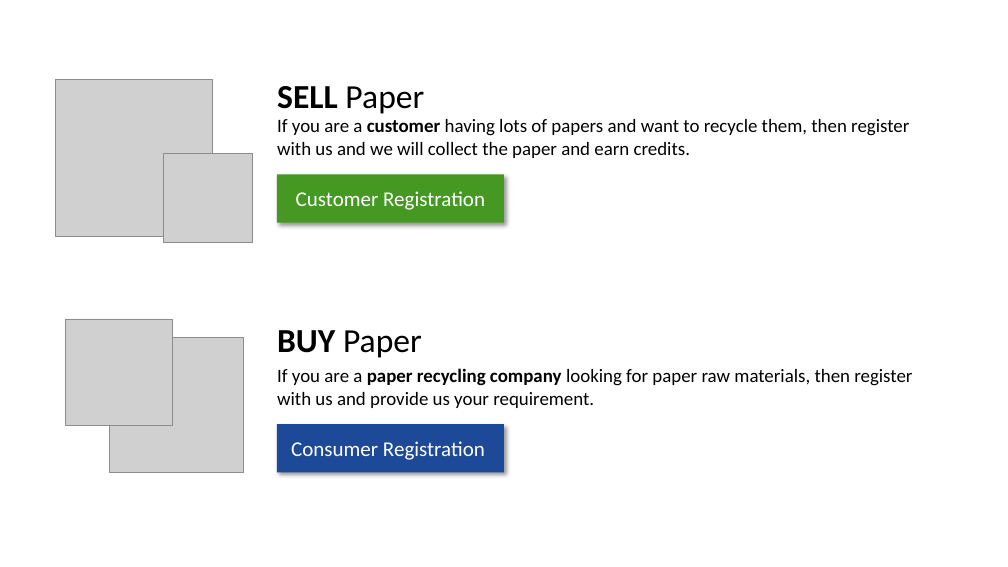
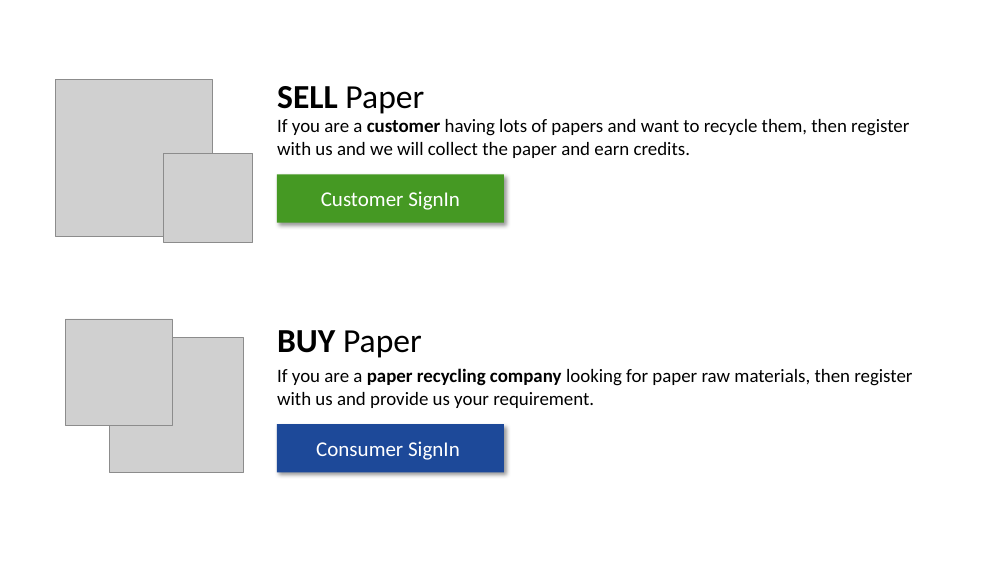
Before and after one commit to Rahul29111993/SATVA, a slide deck: slide 1 of Angular/assets/Satva-BuyPaper.pptx. Drawn at 1008x567 pixels with LibreOffice and Linux fonts; fonts in the diff are those of the drawing; grey boxes stand for pictures. Boxes give left, top, right and bottom in pixels: in the first picture for what was removed or moved away, otherwise in the second. Text is boxed around its words. In the diff, an @@ line names an element or a change of style, - is before the commit and + after.

```diff
--- a/Angular/assets/Satva-BuyPaper.pptx
+++ b/Angular/assets/Satva-BuyPaper.pptx
@@ text in rectangle at <box>321,191,460,210</box>: text changed @@
-Customer Registration
+Customer SignIn
@@ text in rectangle at <box>316,441,460,460</box>: text changed @@
-Consumer Registration
+Consumer SignIn
```
Also in this commit, not shown: 4 other files.
